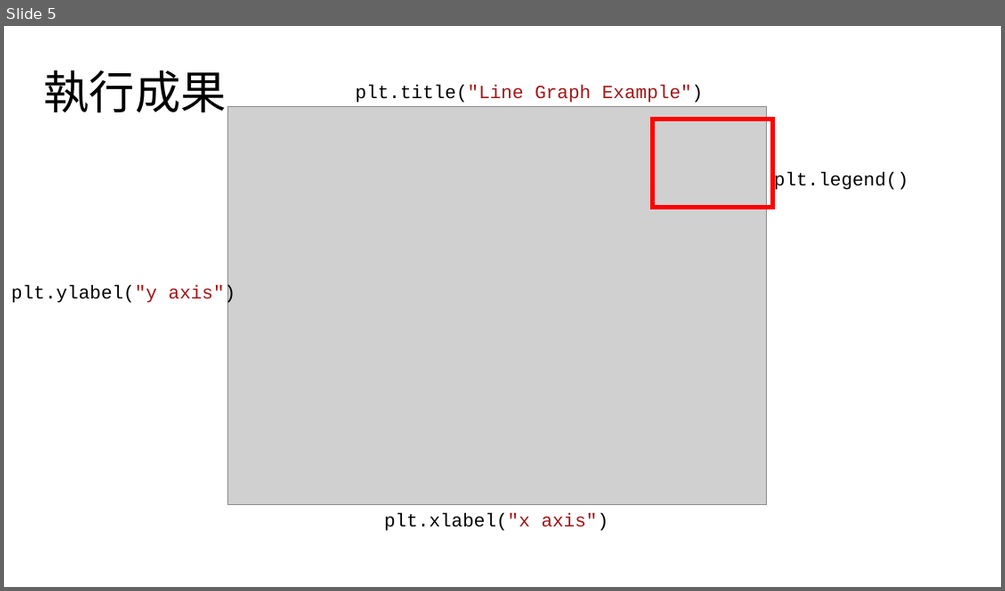
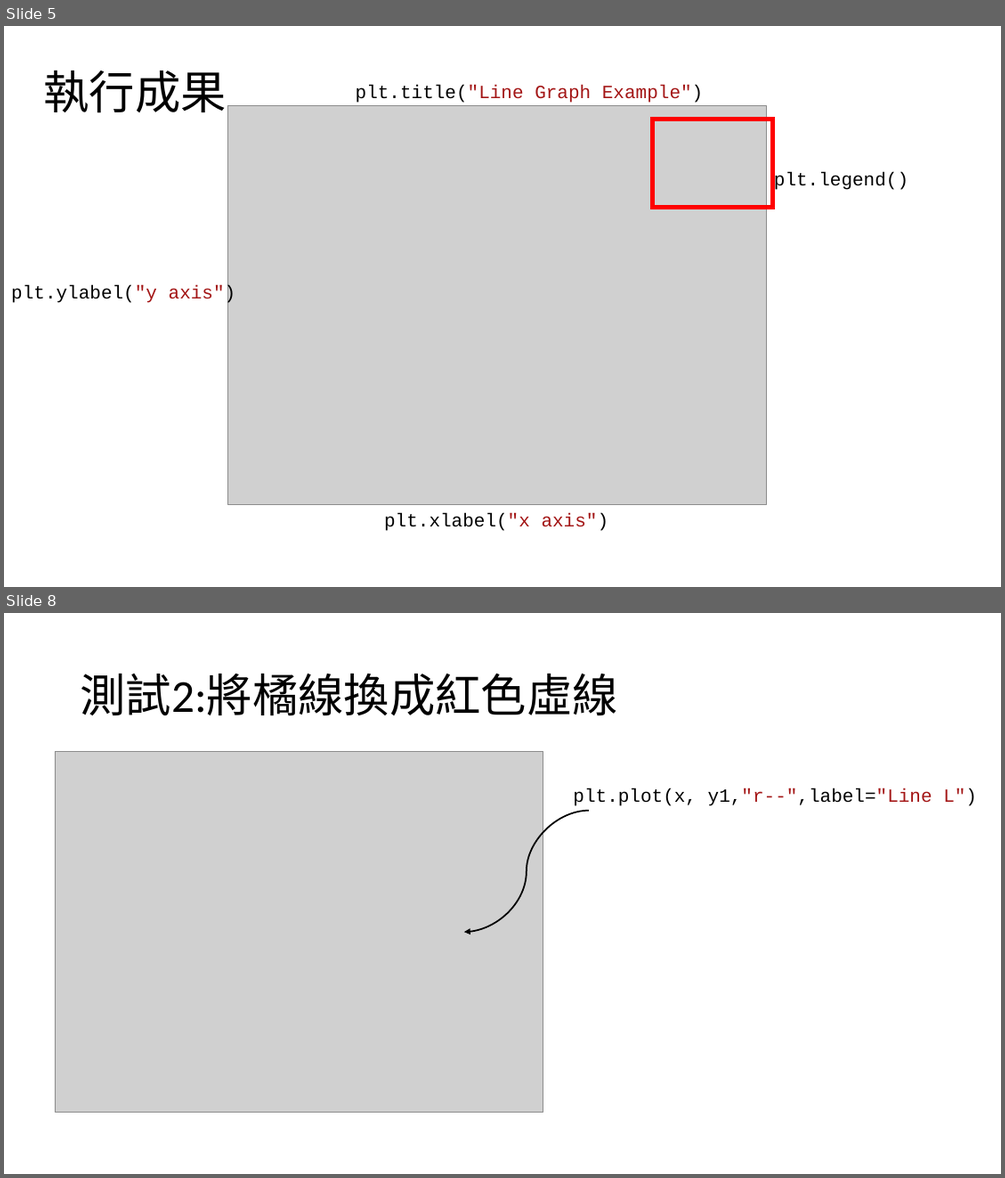
Before and after one commit to jon890613/Matplotlib, a slide deck: 簡報2.pptx. Shown one above the other, each under a label of ours: slide 5 before the commit, slides 5 and 8 after it; the slides between them are not shown. The pictures are 1005x591 and 1005x1178 pixels, drawn with LibreOffice and Linux fonts; fonts in the diff are those of the drawing; grey boxes stand for pictures. Boxes give left, top, right and bottom in pixels: in the first picture for what was removed or moved away, otherwise in the second. Text is boxed around its words. In the diff, an @@ line names an element or a change of style, - is before the commit and + after.

```diff
--- a/簡報2.pptx
+++ b/簡報2.pptx
@@ slide 8 added at (x1=4, y1=613, x2=1001, y2=1174), background #FFFFFF @@
@@ title added at (x1=80, y1=674, x2=617, y2=716), 44 pt, text #000000 @@
+測試2:將橘線換成紅色虛線
@@ picture added at (x1=55, y1=751, x2=543, y2=1112) @@
@@ text added at (x1=573, y1=788, x2=977, y2=806), 18 pt, text #000000 @@
+plt.plot(x, y1,"r--",label="Line L")
@@ curved arrow added from (589, 811) to (464, 932), #000000 1.5 pt @@
```
Also in this commit, not shown: 2 slides changed, 16 other slides added, 1 slide removed.
